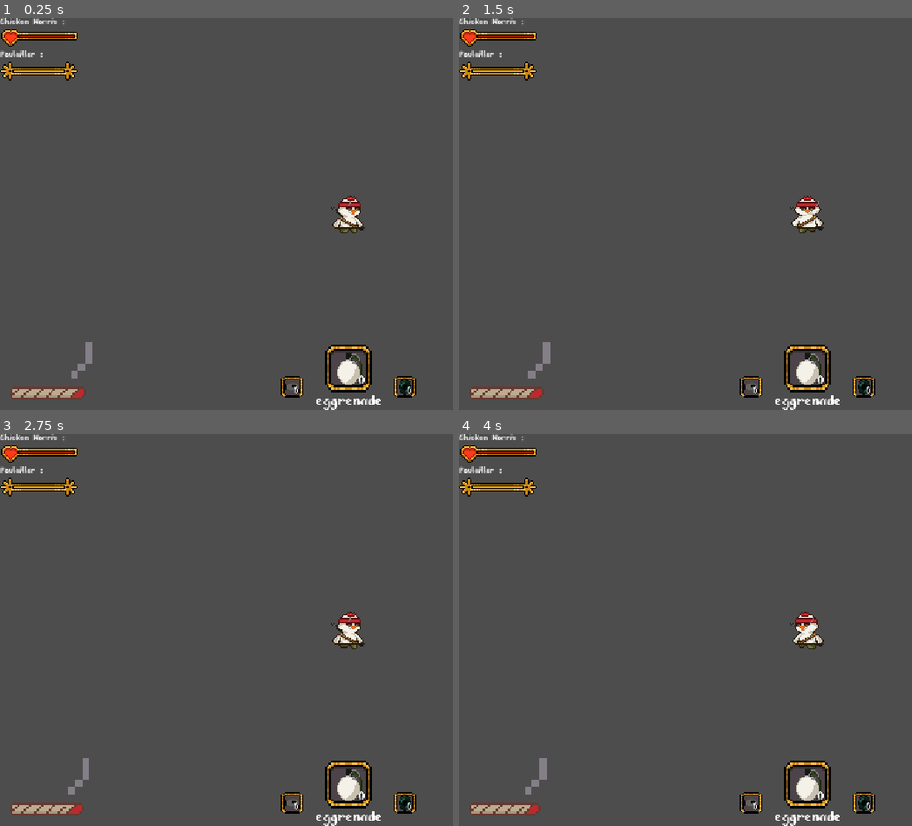
Above: before the commit, frames 1-4 (two rows, left to right).
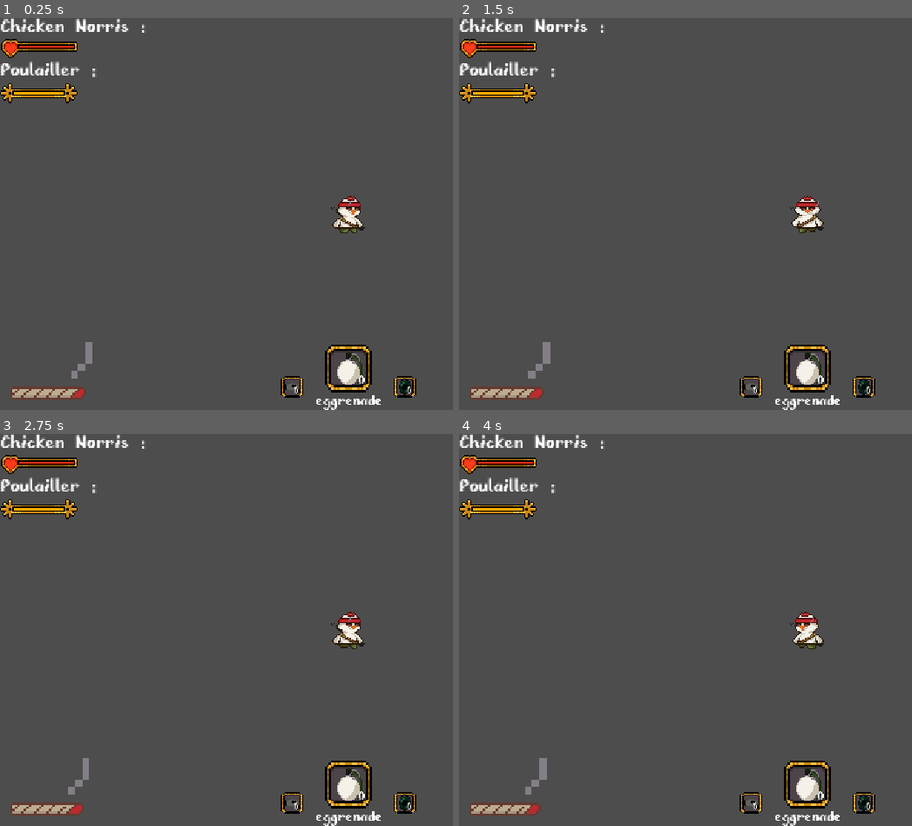
Above: after the commit, the same moments.

Repository: Xuniy/EpicFails_ezwinGameJam
Game: Godot game, scene res://scences/world_test.tscn
Same seed, same stepped clock (60 frames per second), same inputs: the game is played once before the commit and once after it.
Inputs:
- Up to frame 1 (0.25 s): no input
- Up to frame 2 (1.5 s): hold D (droite) 0.53-1.28 s; hold S (bas) from 1.28 s (still down)
- Up to frame 3 (2.75 s): release S (bas) at 2.03 s; hold D (droite) from 2.03 s (still down)
- Up to frame 4 (4 s): release D (droite) at 2.78 s; hold W (haut) 2.78-3.53 s; hold A (gauche) from 3.53 s (still down)

The runs differ from the first frame. In frame 1, 2.4% of the frame differs, in the area x 0-33%, y 0-22%; in frame 2, 2.4%; in frame 3, 2.4%; in frame 4, 2.4%.

Commit message:
Labels des barres de vie en police 36
- scences/world_test.tscn : « Chicken Norris : » et « Poulailler : » en font_size 36

Co-Authored-By: Claude Haiku 5.5 <noreply@anthropic.com>
Claude-Session: https://claude.ai/code/session_01UwiPo7oy1NG6R3wQqBUMa4

Diff:
--- a/scences/world_test.tscn
+++ b/scences/world_test.tscn
@@ -66,6 +66,7 @@
 
 [node name="Label" type="Label" parent="UI_en_sah/HUD/VBoxContainer" unique_id=85982627]
 layout_mode = 2
+theme_override_font_sizes/font_size = 36
 text = "Chicken Norris :"
 
 [node name="vieplayer" type="Control" parent="UI_en_sah/HUD/VBoxContainer" unique_id=1214805675]
@@ -78,6 +79,7 @@
 
 [node name="Label2" type="Label" parent="UI_en_sah/HUD/VBoxContainer" unique_id=1301598364]
 layout_mode = 2
+theme_override_font_sizes/font_size = 36
 text = "Poulailler :"
 
 [node name="viepoulailler" type="Control" parent="UI_en_sah/HUD/VBoxContainer" unique_id=270011460]
